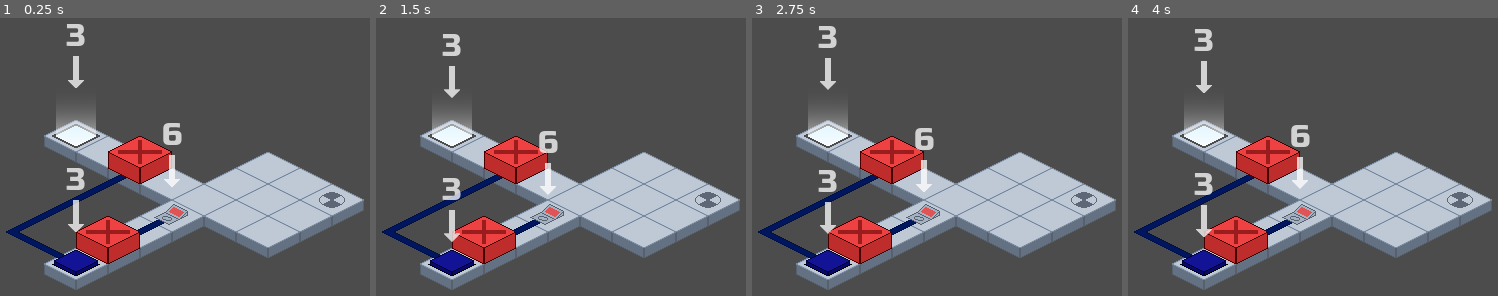
Above: before the commit, frames 1-4 (left to right).
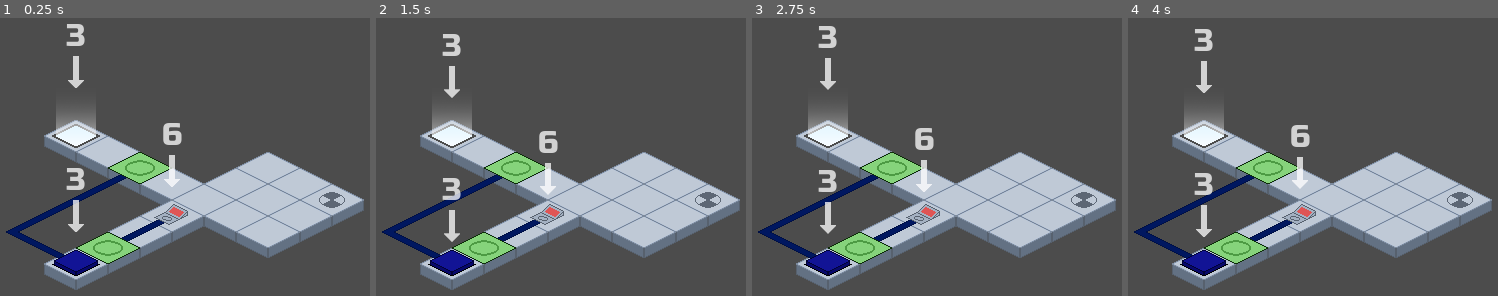
Above: after the commit, the same moments.

Repository: kdreese/gmtk-2022
Game: Godot game, scene res://src/levels/ButtonJailLevel.tscn
The game is run twice, just before and just after one commit, with the same random seed, the same clock (stepped at 60 frames per second) and the same inputs. This scene is started directly instead of the project's main scene.
Inputs:
- Up to frame 1 (0.25 s): no input
- Up to frame 2 (1.5 s): hold D (move_right) 0.53-1.28 s; hold S (move_back) from 1.28 s (still down)
- Up to frame 3 (2.75 s): release S (move_back) at 2.03 s; hold D (move_right) from 2.03 s (still down)
- Up to frame 4 (4 s): release D (move_right) at 2.78 s; hold W (move_forward) 2.78-3.53 s; hold A (move_left) from 3.53 s (still down)

The runs differ from the first frame. In frame 1, 4.1% of the frame differs, in the area x 20-47%, y 42-89%; in frame 2, 4.1%; in frame 3, 4.1%; in frame 4, 4.1%.

Commit message:
Added animations

Diff:
--- a/src/objects/Gate.tscn
+++ b/src/objects/Gate.tscn
@@ -1,19 +1,37 @@
-[gd_scene load_steps=5 format=2]
+[gd_scene load_steps=13 format=2]
 
-[ext_resource path="res://assets/objects/open_gate.png" type="Texture" id=1]
+[ext_resource path="res://assets/objects/gate_0.png" type="Texture" id=1]
 [ext_resource path="res://assets/objects/closed_gate.png" type="Texture" id=2]
 [ext_resource path="res://src/objects/Gate.gd" type="Script" id=3]
+[ext_resource path="res://assets/objects/gate_1.png" type="Texture" id=4]
+[ext_resource path="res://assets/objects/gate_2.png" type="Texture" id=5]
+[ext_resource path="res://assets/objects/gate_3.png" type="Texture" id=6]
+[ext_resource path="res://assets/objects/gate_4.png" type="Texture" id=7]
+[ext_resource path="res://assets/objects/gate_7.png" type="Texture" id=8]
+[ext_resource path="res://assets/objects/gate_6.png" type="Texture" id=9]
+[ext_resource path="res://assets/objects/gate_5.png" type="Texture" id=10]
+[ext_resource path="res://assets/objects/gate_8.png" type="Texture" id=11]
 
 [sub_resource type="SpriteFrames" id=1]
 animations = [ {
-"frames": [ ExtResource( 1 ) ],
+"frames": [ ExtResource( 11 ), ExtResource( 8 ), ExtResource( 9 ), ExtResource( 10 ), ExtResource( 7 ), ExtResource( 6 ), ExtResource( 5 ), ExtResource( 4 ), ExtResource( 1 ) ],
+"loop": false,
+"name": "close",
+"speed": 10.0
+}, {
+"frames": [ ExtResource( 11 ) ],
 "loop": true,
-"name": "open",
+"name": "opened",
 "speed": 5.0
 }, {
 "frames": [ ExtResource( 2 ) ],
 "loop": true,
 "name": "closed",
+"speed": 5.0
+}, {
+"frames": [ ExtResource( 1 ), ExtResource( 4 ), ExtResource( 5 ), ExtResource( 6 ), ExtResource( 7 ), ExtResource( 10 ), ExtResource( 9 ), ExtResource( 8 ), ExtResource( 11 ) ],
+"loop": true,
+"name": "open",
 "speed": 5.0
 } ]
 
@@ -23,4 +41,4 @@
 
 [node name="AnimatedSprite" type="AnimatedSprite" parent="."]
 frames = SubResource( 1 )
-animation = "closed"
+animation = "opened"
Binary file added: assets/objects/gate_0.png
Not shown, added: assets/objects/gate_0.png.import
Binary file added: assets/objects/gate_1.png
Not shown, added: assets/objects/gate_1.png.import
Binary file added: assets/objects/gate_2.png
Not shown, added: assets/objects/gate_2.png.import
Binary file added: assets/objects/gate_3.png
Not shown, added: assets/objects/gate_3.png.import
Binary file added: assets/objects/gate_4.png
Not shown, added: assets/objects/gate_4.png.import
Binary file added: assets/objects/gate_5.png
Not shown, added: assets/objects/gate_5.png.import
(and 6 more such lines)
